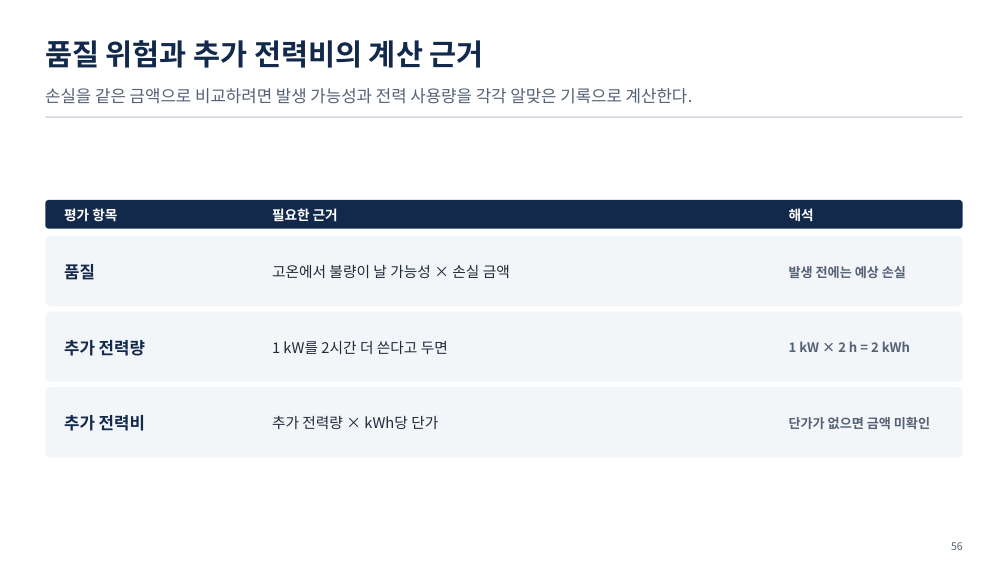
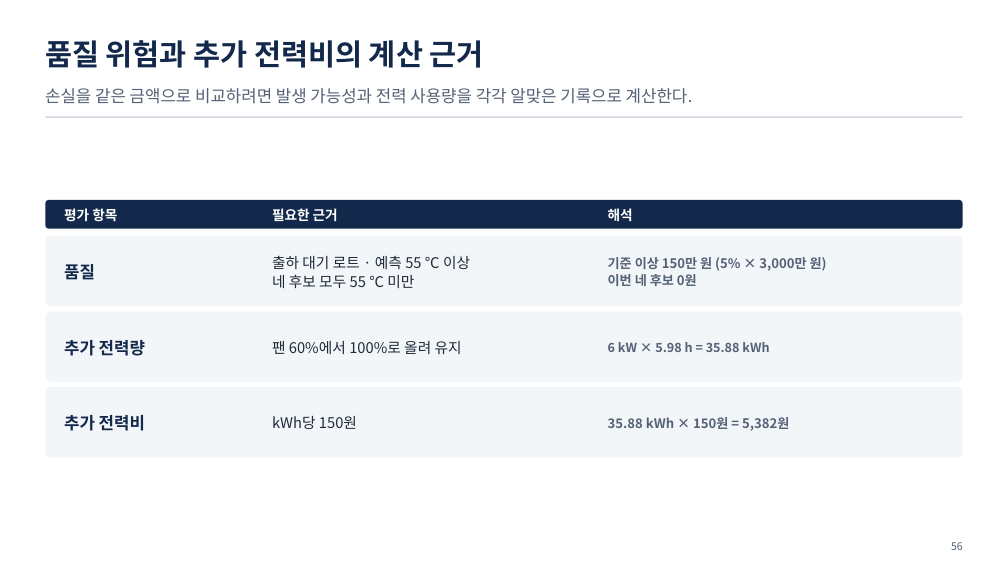
Before and after one commit to uengine-oss/hyd-iot-edu, a slide deck: slide 56 of workspace/강의제작/산출물/통합반/이론/03회차/통합반_03일차.pptx. Drawn at 1008x567 pixels with LibreOffice and Linux fonts; fonts in the diff are those of the drawing. Boxes give left, top, right and bottom in pixels: in the first picture for what was removed or moved away, otherwise in the second. Text is boxed around its words. In the diff, an @@ line names an element or a change of style, - is before the commit and + after.

Commit message:
통합반 3회차 42~62장 성과 비교 덱·낭독을 실제 원화 손익과 기준 렌더로 검토·수정

```diff
--- a/workspace/강의제작/산출물/통합반/이론/03회차/통합반_03일차.pptx
+++ b/workspace/강의제작/산출물/통합반/이론/03회차/통합반_03일차.pptx
@@ text "해석": place and size @@
-text "해석" at <box>789,208,814,222</box>
+text "해석" at <box>608,208,633,222</box>
@@ text at <box>272,255,470,288</box>: text changed @@
-고온에서 불량이 날 가능성 × 손실 금액
+출하 대기 로트 · 예측 55 ℃ 이상
+네 후보 모두 55 ℃ 미만
@@ text at <box>608,257,827,286</box>: text changed @@
-발생 전에는 예상 손실
+기준 이상 150만 원 (5% × 3,000만 원)
+이번 네 후보 0원
@@ text at <box>272,341,462,354</box>: text changed @@
-1 kW를 2시간 더 쓴다고 두면
+팬 60%에서 100%로 올려 유지
@@ text at <box>608,342,769,352</box>: text changed; size 12.5 to 12 pt @@
-1 kW × 2 h = 2 kWh
+6 kW × 5.98 h = 35.88 kWh
@@ text at <box>272,416,357,429</box>: text changed @@
-추가 전력량 × kWh당 단가
+kWh당 150원
@@ text at <box>608,417,789,431</box>: text changed @@
-단가가 없으면 금액 미확인
+35.88 kWh × 150원 = 5,382원
```
Also in this commit, not shown: 12 other slides changed, 35 other files.
